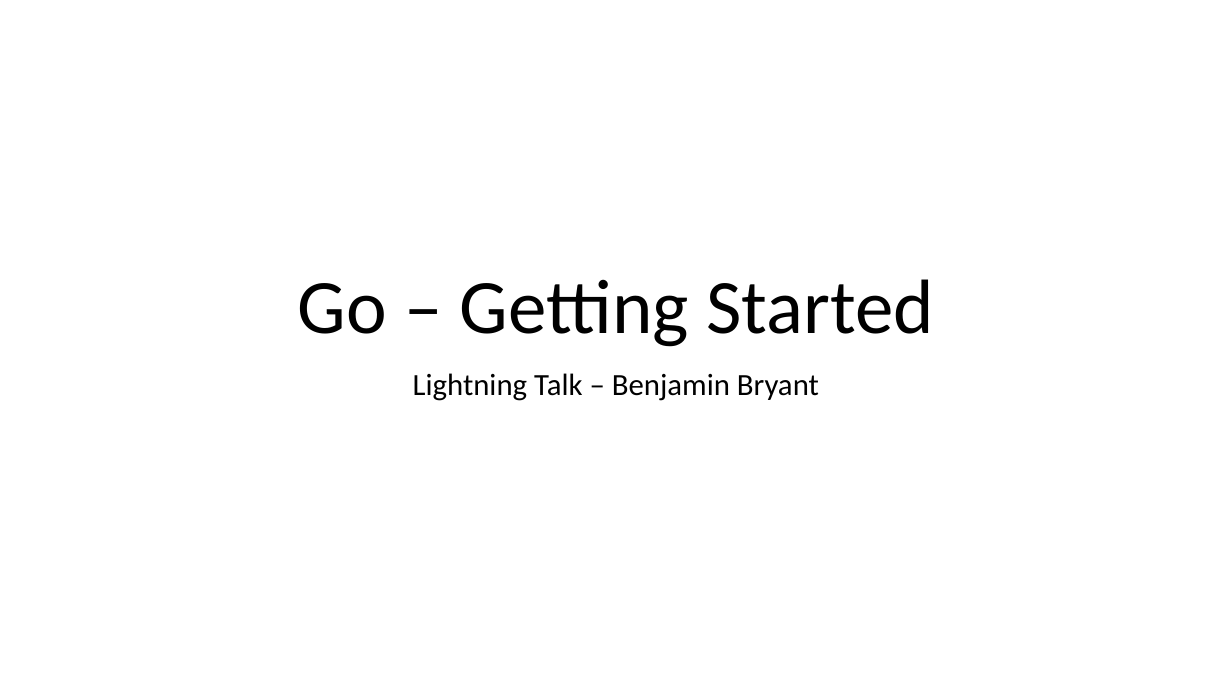
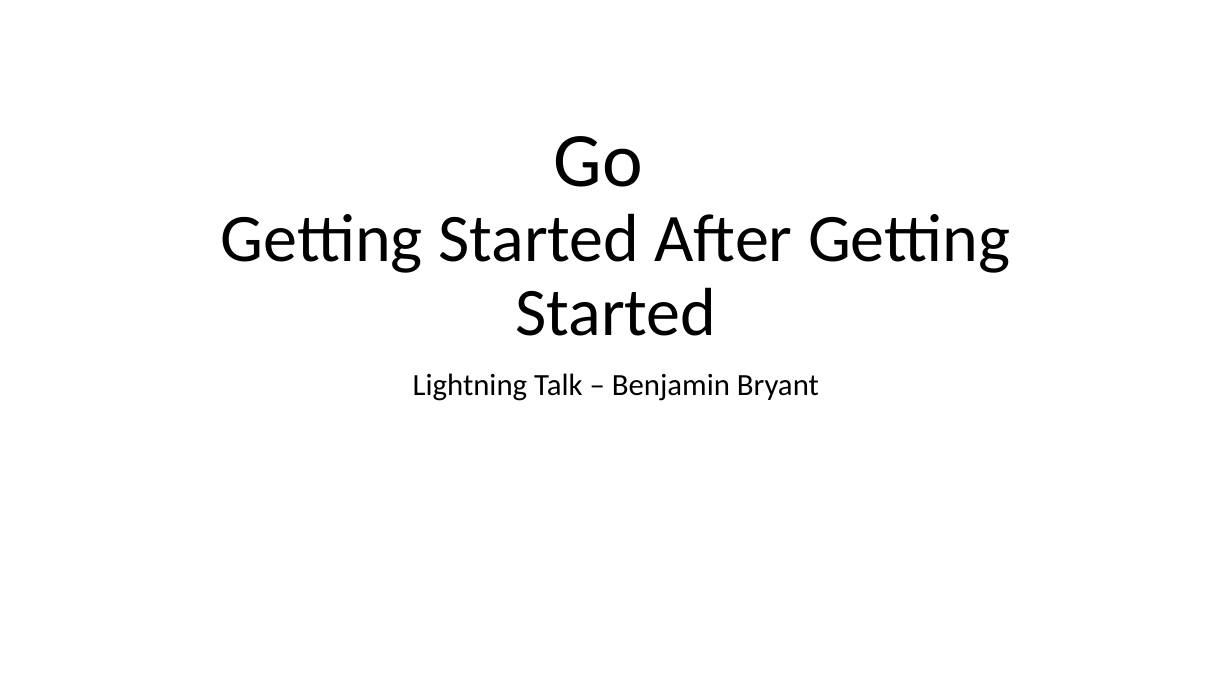
Before and after one commit to jaminologist/GopherLife, a slide deck: slide 1 of GopherLife.pptx. Drawn at 1232x693 pixels with LibreOffice and Linux fonts; fonts in the diff are those of the drawing. Boxes give left, top, right and bottom in pixels: in the first picture for what was removed or moved away, otherwise in the second. Text is boxed around its words. In the diff, an @@ line names an element or a change of style, - is before the commit and + after.

```diff
--- a/GopherLife.pptx
+++ b/GopherLife.pptx
@@ title at (221, 136, 1010, 336): text changed; size 60 to 53 pt @@
-Go – Getting Started
+Go
+Getting Started After Getting Started
```
Also in this commit, not shown: 1 other slide changed, 10 slides added.
